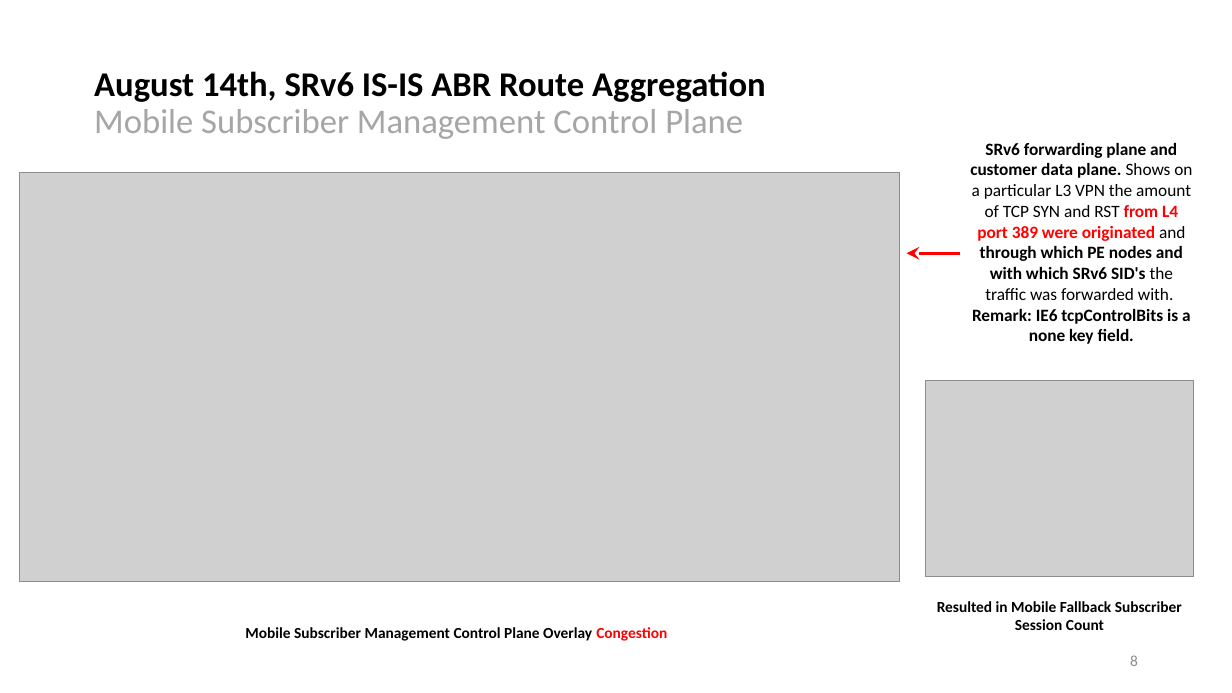
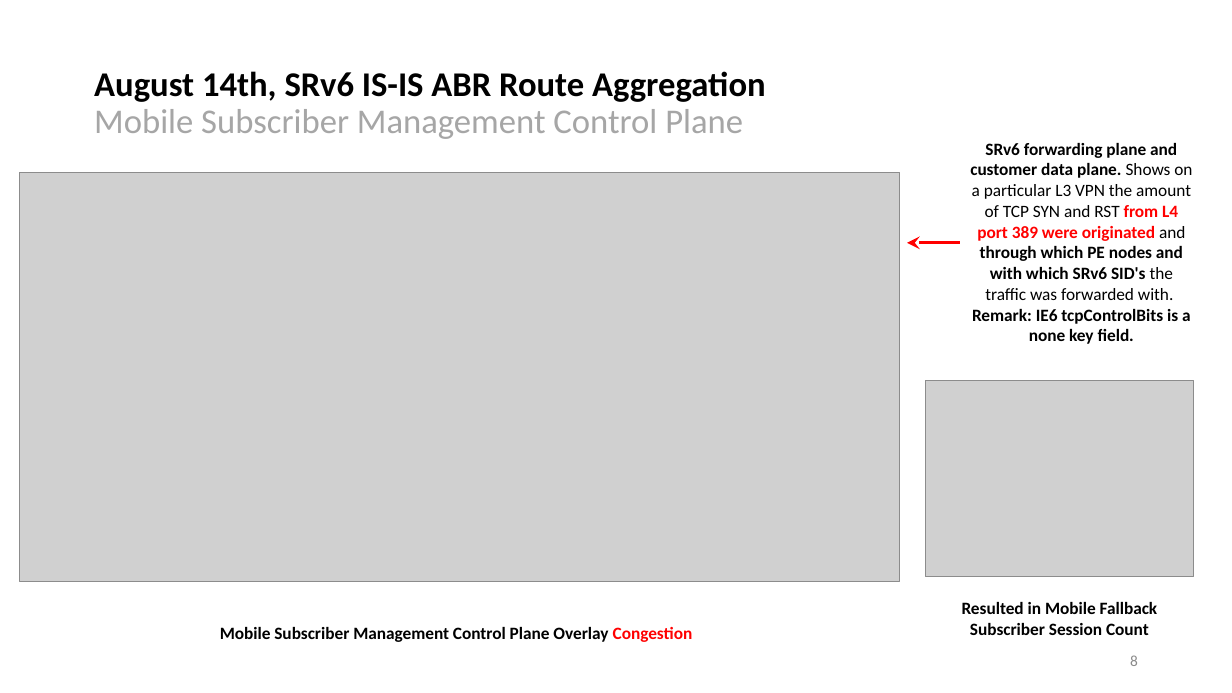
Before and after one commit to network-analytics/ietf-network-analytics-document-status, a slide deck: slide 8 of 121/NMOP/nmop-interim-swisscom-network-analytics-network-incident-postmortem.pptx. Drawn at 1232x693 pixels with LibreOffice and Linux fonts; fonts in the diff are those of the drawing; grey boxes stand for pictures. Boxes give left, top, right and bottom in pixels: in the first picture for what was removed or moved away, otherwise in the second. Text is boxed around its words. In the diff, an @@ line names an element or a change of style, - is before the commit and + after.

```diff
--- a/121/NMOP/nmop-interim-swisscom-network-analytics-network-incident-postmortem.pptx
+++ b/121/NMOP/nmop-interim-swisscom-network-analytics-network-incident-postmortem.pptx
@@ arrow moved from (960, 253) - (907, 253) to (960, 243) - (908, 243) @@
@@ text "Resulted in Mobile Fallback Subscriber ..." at [962, 602, 1158, 635]: size 12 to 13.5 pt @@
@@ text "Mobile Subscriber Management Control Plane ..." at [220, 627, 693, 642]: size 12 to 13.5 pt @@
```
Also in this commit, not shown: 7 other slides changed, 3 other files.
